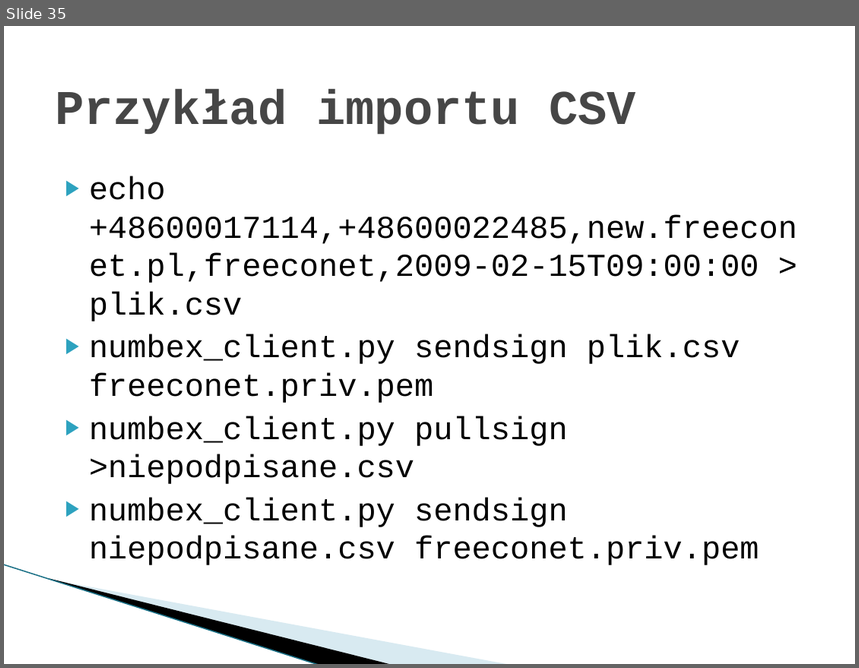
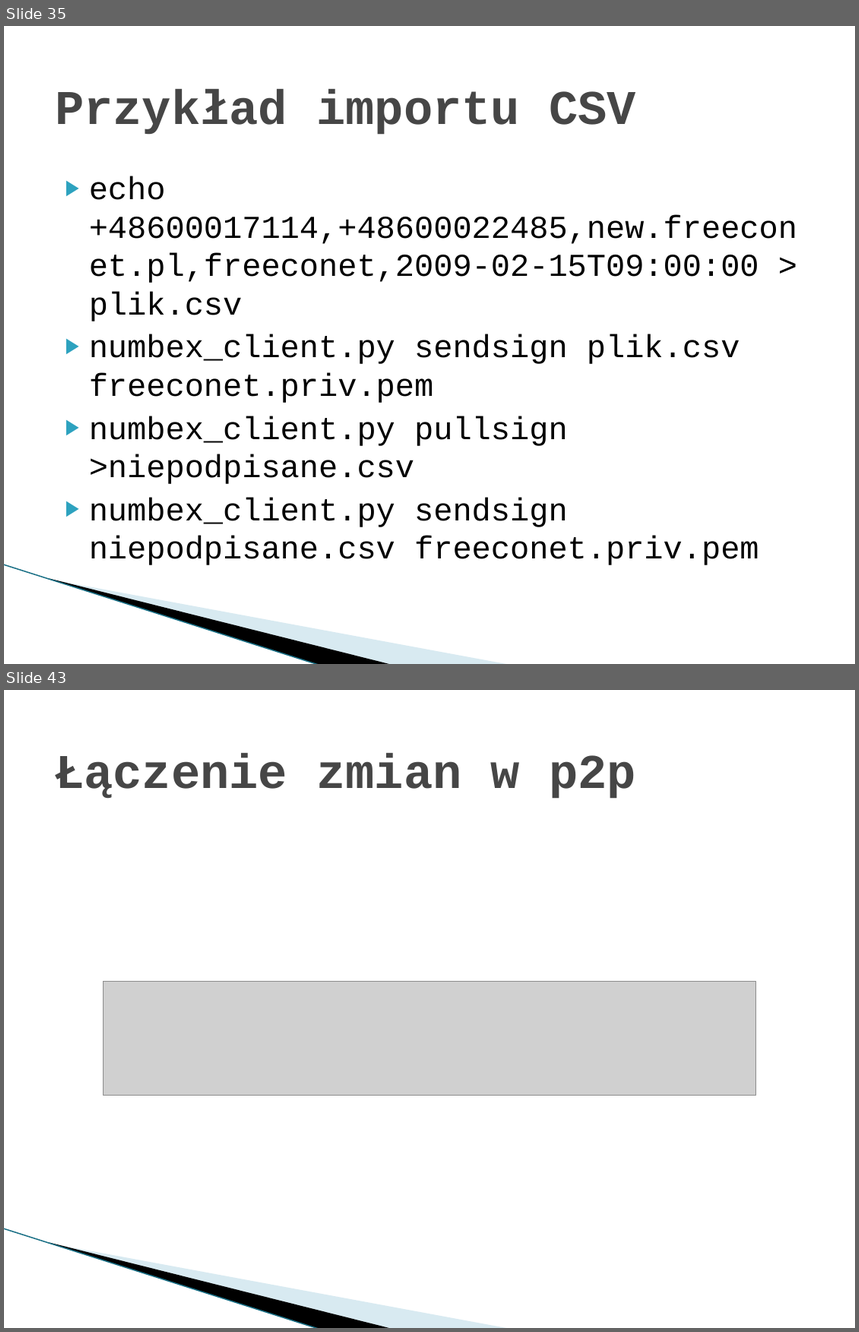
Before and after one commit to imbaczek/numbex, a slide deck: docs/NumbexFinalPresentation.pptx. Shown one above the other, each under a label of ours: slide 35 before the commit, slides 35 and 43 after it; the slides between them are not shown. The pictures are 859x668 and 859x1332 pixels, drawn with LibreOffice and Linux fonts; fonts in the diff are those of the drawing; grey boxes stand for pictures; background and template pictures are left out. Boxes give left, top, right and bottom in pixels: in the first picture for what was removed or moved away, otherwise in the second. Text is boxed around its words. In the diff, an @@ line names an element or a change of style, - is before the commit and + after.

```diff
--- a/docs/NumbexFinalPresentation.pptx
+++ b/docs/NumbexFinalPresentation.pptx
@@ slide 43 added at box(4, 690, 855, 1328), background #FFFFFF; not listed: 3 template elements that a slide beside it also shows @@
@@ title added at box(55, 753, 636, 799), 41 pt, text #464646, bold @@
+Łączenie zmian w p2p
@@ picture added at box(104, 981, 756, 1095) @@
```
Also in this commit, not shown: 1 slide changed, 12 other slides added.
